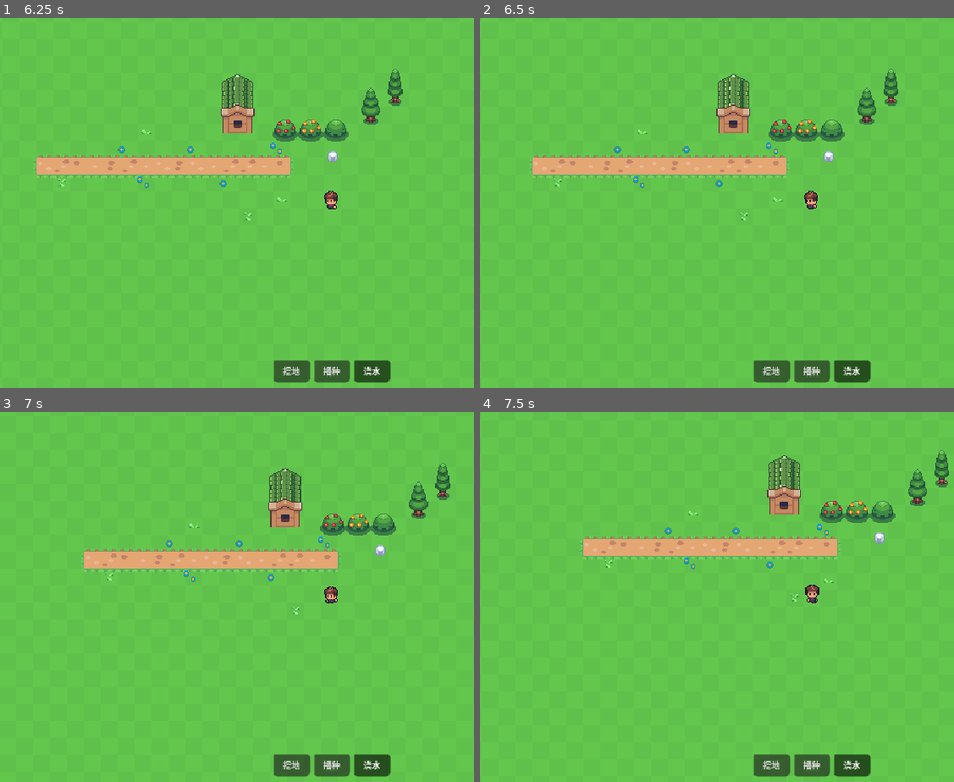
Above: before the commit, frames 1-4 (two rows, left to right).
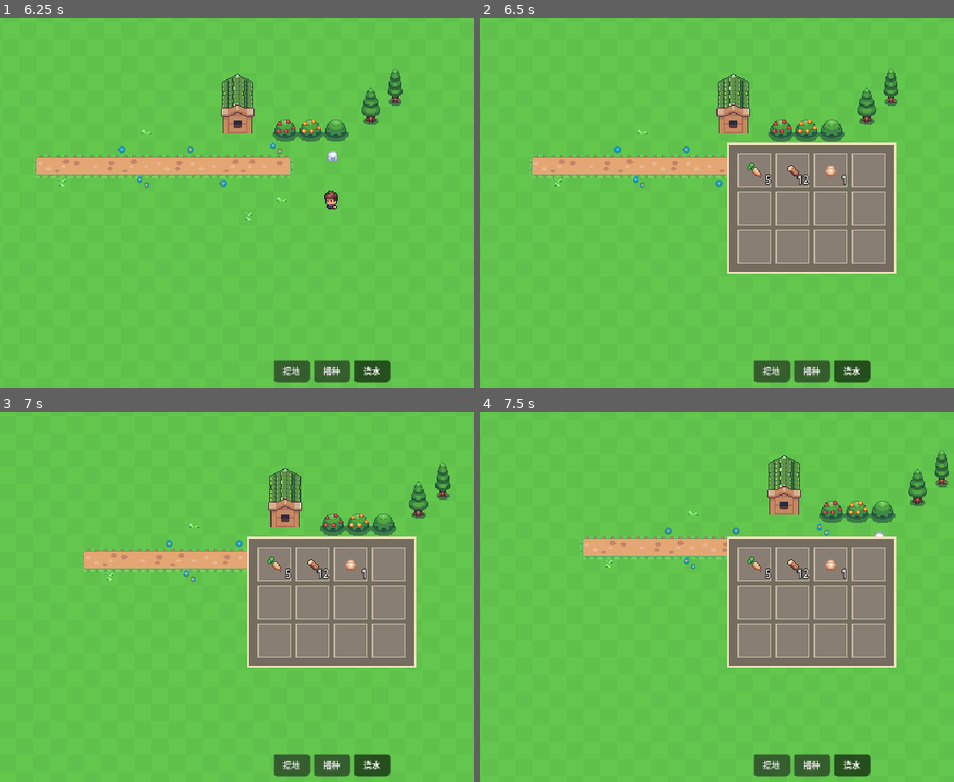
Above: after the commit, the same moments.

Repository: orange-GuandeLi/orange-farm
Game: Godot game, scene res://scenes/main.tscn
The game is run twice, just before and just after one commit, with the same random seed, the same clock (stepped at 60 frames per second) and the same inputs.
Inputs:
- Up to frame 1 (6.25 s): click "挖地" at 0.5 s; click "播种" at 1.25 s; click "浇水" at 2 s; hold D (move_right) 2.78-3.53 s; tap Space (use_tool) every 0.75 s from 2.85 to 5.85 s; hold S (move_down) 3.53-4.28 s; hold D (move_right) 4.28-5.03 s; hold W (move_up) 5.03-5.78 s; hold A (move_left) from 5.78 s (still down)
- Up to frame 2 (6.5 s): keep holding A (move_left); tap Tab (toggle_inventory, bound only after the commit) at 6.4 s
- Up to frame 3 (7 s): keep holding A (move_left); tap Space (use_tool) at 6.6 s
- Up to frame 4 (7.5 s): release A (move_left) at 7.28 s; hold S (move_down) from 7.28 s (still down); tap Space (use_tool) at 7.35 s

Frame 1 is identical in both runs. In frame 2, 13% of the frame differs, in the area x 52-88%, y 33-70%; in frame 3, 13%; in frame 4, 13%.

Commit message:
feat(ui): 背包面板（12 格，Tab 开合）+ 物品表与背包数据层
三层拆开，UI 不碰数据：
- ItemDB（class_name，静态表）：物品名字/图标/分类/堆叠上限。
  作物走 Crops.get_def()，名字不在这里重复抄一遍
- Inventory（Autoload，无 class_name）：只存「有哪些物品、各多少个」。
  12 格固定槽位 + 数量表，物品进出只改内容不改位置
- InventorySlot / inventory_panel.gd：纯显示，靠 Inventory.changed 信号刷新

为什么 Inventory 不写 class_name：会跟同名 Autoload 撞出
"Class 'Inventory' hides an autoload singleton"。实测 Godot 4.7 里
无 class_name 的 Autoload 依然是强类型的，var n := Inventory.add(3)
能正常推断出 int，所以不写也安全。

场景全部在编辑器里搭，脚本只写逻辑：
- scenes/inventory_slot.tscn：Panel(32x32) + StyleBoxFlat 底色/描边
  + Icon(TextureRect, Full Rect) + Count(Label, Full Rect)
- scenes/inventory_panel.tscn：CanvasLayer(layer=20)
  → Root(Control, Full Rect) → Center(CenterContainer)
  → Frame(PanelContainer) → Margin(MarginContainer, 8px)
  → Grid(GridContainer, 4 列) → Slot0..Slot11
- scenes/main.tscn：实例化 inventory_panel.tscn
- project.godot：注册 Inventory Autoload + toggle_inventory 输入动作(Tab)

实测：
- ItemDB 自检 0 失败：18 个物品图标全部能 load
- Inventory 自检 0 失败（30+ 断言）：堆叠上限、满包拒收、
  取出再放回回原格、存读档往返一致
- 背包面板结构自检 0 失败
- 布局探针：Root 不设 Full Rect 时 Frame 被顶到 (0,0)，面板挤在屏幕
  左上角；改 Full Rect 后 CenterContainer 正常居中
- Count Label 用 Full Rect + 水平 Right / 垂直 Bottom，数字贴在格子右下角
  且不溢出（之前 offset_left=-1 会让右边缘超出格子 11px）
- Godot 容器在 visible=false 时不排版，显示那一帧才排版

本轮暂未接入：
- 面板里塞了三行假数据（parsnip/wood/egg）用来看效果，
  等收获逻辑接上后删掉
- 收获还没写进背包：scripts/world/crops.gd 的 harvest() 目前只
  queue_free()，下一步改成往 Inventory.add() 塞作物
- 背包只有展示，没有拖拽/丢弃/使用

Diff:
--- a/project.godot
+++ b/project.godot
@@ -17,6 +17,7 @@
 [autoload]
 
 FarmData="*uid://v2mea8ac5y10"
+Inventory="*uid://bvxafh6t6rfdq"
 
 [display]
 
@@ -54,6 +55,11 @@
 "events": [Object(InputEventKey,"resource_local_to_scene":false,"resource_name":"","device":-1,"window_id":0,"alt_press …(191 unchanged characters)…
 ]
 }
+toggle_inventory={
+"deadzone": 0.2,
+"events": [Object(InputEventKey,"resource_local_to_scene":false,"resource_name":"","device":-1,"window_id":0,"alt_pressed":false,"shift_pressed":false,"ctrl_pressed":false,"meta_pressed":false,"pressed":false,"keycode":0,"physical_keycode":4194306,"key_label":0,"unicode":0,"location":0,"echo":false,"script":null)
+]
+}
 
 [physics]
 
--- /dev/null
+++ b/scenes/inventory_panel.tscn
@@ -0,0 +1,84 @@
+[gd_scene format=3 uid="uid://d0yl5keyhyhad"]
+
+[ext_resource type="Script" uid="uid://3767wf6rwo68" path="res://scripts/ui/inventory_panel.gd" id="1_u4feb"]
+[ext_resource type="PackedScene" uid="uid://bsv4dsdbdctlu" path="res://scenes/inventory_slot.tscn" id="1_v4pxl"]
+
+[sub_resource type="StyleBoxFlat" id="StyleBoxFlat_y8v0a"]
+bg_color = Color(0.45395327, 0.42957872, 0.37483972, 1)
+border_width_left = 2
+border_width_top = 2
+border_width_right = 2
+border_width_bottom = 2
+border_color = Color(0.9731482, 0.886004, 0.76111215, 1)
+
+[node name="InventoryPanel" type="CanvasLayer" unique_id=1218738655]
+layer = 20
+script = ExtResource("1_u4feb")
+
+[node name="Root" type="Control" parent="." unique_id=1674961719]
+layout_mode = 3
+anchors_preset = 15
+anchor_right = 1.0
+anchor_bottom = 1.0
+grow_horizontal = 2
+grow_vertical = 2
+
+[node name="Center" type="CenterContainer" parent="Root" unique_id=1986147400]
+layout_mode = 1
+anchors_preset = 15
+anchor_right = 1.0
+anchor_bottom = 1.0
+grow_horizontal = 2
+grow_vertical = 2
+mouse_filter = 2
+
+[node name="Frame" type="PanelContainer" parent="Root/Center" unique_id=457552405]
+layout_mode = 2
+theme_override_styles/panel = SubResource("StyleBoxFlat_y8v0a")
+
+[node name="Margin" type="MarginContainer" parent="Root/Center/Frame" unique_id=98156399]
+layout_mode = 2
+theme_override_constants/margin_left = 8
+theme_override_constants/margin_top = 8
+theme_override_constants/margin_right = 8
+theme_override_constants/margin_bottom = 8
+
+[node name="Grid" type="GridContainer" parent="Root/Center/Frame/Margin" unique_id=228259205]
+layout_mode = 2
+columns = 4
+
+[node name="Slot0" parent="Root/Center/Frame/Margin/Grid" unique_id=1029269346 instance=ExtResource("1_v4pxl")]
+layout_mode = 2
+
+[node name="Slot1" parent="Root/Center/Frame/Margin/Grid" unique_id=405576148 instance=ExtResource("1_v4pxl")]
+layout_mode = 2
+
+[node name="Slot2" parent="Root/Center/Frame/Margin/Grid" unique_id=729445636 instance=ExtResource("1_v4pxl")]
+layout_mode = 2
+
+[node name="Slot3" parent="Root/Center/Frame/Margin/Grid" unique_id=537512900 instance=ExtResource("1_v4pxl")]
+layout_mode = 2
+
+[node name="Slot4" parent="Root/Center/Frame/Margin/Grid" unique_id=1642445888 instance=ExtResource("1_v4pxl")]
+layout_mode = 2
+
+[node name="Slot5" parent="Root/Center/Frame/Margin/Grid" unique_id=143584139 instance=ExtResource("1_v4pxl")]
+layout_mode = 2
+
+[node name="Slot6" parent="Root/Center/Frame/Margin/Grid" unique_id=1037196686 instance=ExtResource("1_v4pxl")]
+layout_mode = 2
+
+[node name="Slot7" parent="Root/Center/Frame/Margin/Grid" unique_id=1612165154 instance=ExtResource("1_v4pxl")]
+layout_mode = 2
+
+[node name="Slot8" parent="Root/Center/Frame/Margin/Grid" unique_id=498695196 instance=ExtResource("1_v4pxl")]
+layout_mode = 2
+
+[node name="Slot9" parent="Root/Center/Frame/Margin/Grid" unique_id=191732800 instance=ExtResource("1_v4pxl")]
+layout_mode = 2
+
+[node name="Slot10" parent="Root/Center/Frame/Margin/Grid" unique_id=1376534116 instance=ExtResource("1_v4pxl")]
+layout_mode = 2
+
+[node name="Slot11" parent="Root/Center/Frame/Margin/Grid" unique_id=1538850828 instance=ExtResource("1_v4pxl")]
+layout_mode = 2
--- /dev/null
+++ b/scenes/inventory_slot.tscn
@@ -0,0 +1,38 @@
+[gd_scene format=3 uid="uid://bsv4dsdbdctlu"]
+
+[ext_resource type="Script" uid="uid://de730e02yvg75" path="res://scripts/ui/inventory_slot.gd" id="1_dxvxp"]
+
+[sub_resource type="StyleBoxFlat" id="StyleBoxFlat_c13kb"]
+bg_color = Color(0.53310794, 0.49356434, 0.44956258, 1)
+border_width_left = 1
+border_width_top = 1
+border_width_right = 1
+border_width_bottom = 1
+border_color = Color(0.7735731, 0.7220274, 0.64995646, 1)
+
+[node name="InventorySlot" type="Panel" unique_id=1029269346]
+custom_minimum_size = Vector2(32, 32)
+theme_override_styles/panel = SubResource("StyleBoxFlat_c13kb")
+script = ExtResource("1_dxvxp")
+
+[node name="Icon" type="TextureRect" parent="." unique_id=1201834828]
+layout_mode = 1
+anchors_preset = 15
+anchor_right = 1.0
+anchor_bottom = 1.0
+grow_horizontal = 2
+grow_vertical = 2
+expand_mode = 1
+stretch_mode = 3
+
+[node name="Count" type="Label" parent="." unique_id=1918719015]
+layout_mode = 1
+anchors_preset = 15
+anchor_right = 1.0
+anchor_bottom = 1.0
+grow_horizontal = 2
+grow_vertical = 2
+theme_override_constants/outline_size = 3
+theme_override_font_sizes/font_size = 10
+horizontal_alignment = 2
+vertical_alignment = 2
--- a/scenes/main.tscn
+++ b/scenes/main.tscn
@@ -23,6 +23,7 @@
 [ext_resource type="Texture2D" uid="uid://b22phnv71hwuj" path="res://assets/game/bush/bush_orange.png" id="20_yc10j"]
 [ext_resource type="Texture2D" uid="uid://btgkrdv5uoeqo" path="res://assets/game/bush/bush_red.png" id="21_jscy8"]
 [ext_resource type="Texture2D" uid="uid://b1hm46atkjcn" path="res://assets/game/house/house_green.png" id="22_pm3ni"]
+[ext_resource type="PackedScene" uid="uid://d0yl5keyhyhad" path="res://scenes/inventory_panel.tscn" id="24_y6deb"]
 
 [sub_resource type="TileSetAtlasSource" id="TileSetAtlasSource_tbgi4"]
 texture = ExtResource("1_sugp2")
@@ -2569,3 +2570,5 @@
 toggle_mode = true
 button_group = SubResource("ButtonGroup_jkv2x")
 text = "浇水"
+
+[node name="InventoryPanel" parent="." unique_id=1218738655 instance=ExtResource("24_y6deb")]
--- /dev/null
+++ b/scripts/data/inventory.gd
@@ -0,0 +1,159 @@
+extends Node
+
+## 背包：只存「有哪些物品、各多少个」。
+## 物品本身的定义（名字 / 图标 / 堆叠上限）在 ItemDB 里，这里不重复。
+##
+## 12 格模型：每格放一种物品，同种堆成一堆，所以
+## 「格子数」= 物品的种类数，不是物品的总个数。
+##
+## 这个脚本不写 class_name —— 它注册成 Autoload 后，
+## 全局直接用 Inventory.xxx 调用（跟 FarmData 一个路子）。
+## 实测：Godot 4.7 里无 class_name 的 Autoload 依然是强类型的，
+## var n := Inventory.add(...) 能正常推断出 int。
+
+## 背包内容变了就发这个，UI 靠它刷新
+signal changed()
+## 加了东西
+signal item_added(id: StringName, count: int)
+## 拿走东西
+signal item_removed(id: StringName, count: int)
+
+## 背包格子数
+const CAPACITY := 12
+
+## 固定槽位表：长度恒为 CAPACITY，空格子用 &"" 占位。
+## 物品进出只改内容不改位置，所以「用完再拿回来」会回到原来的格子。
+var _slots: Array[StringName] = []
+
+## 数量表：item_id -> 数量
+var _items: Dictionary[StringName, int] = {}
+
+
+func _init() -> void:
+	_slots.resize(CAPACITY)
+	_slots.fill(&"")
+
+
+## 占了几个格子
+func used_slots() -> int:
+	return _items.size()
+
+
+## 还剩几个空格子
+func free_slots() -> int:
+	return CAPACITY - _items.size()
+
+
+## 格子用满了
+func is_full() -> bool:
+	return _items.size() >= CAPACITY
+
+
+## 某个物品有多少个
+func count(id: StringName) -> int:
+	return _items.get(id, 0)
+
+
+## 是否有至少 n 个
+func has(id: StringName, n: int = 1) -> bool:
+	return count(id) >= n
+
+
+## 放东西进去。返回实际放进去的数量（放不下会比 n 少）
+func add(id: StringName, n: int = 1) -> int:
+	if n <= 0 or not ItemDB.has(id):
+		return 0
+	var limit := int(ItemDB.get_def(id).get("stack", 99))
+
+	if _items.has(id):
+		# 已经有这一堆，只能往上堆。同一种物品只占一格，堆满了剩下的就丢掉
+		var cur := int(_items[id])
+		var put: int = mini(limit - cur, n)
+		if put > 0:
+			_items[id] = cur + put
+			changed.emit()
+			item_added.emit(id, put)
+		return put
+
+	# 新物品：先找第一个空格子
+	var slot := _find_free_slot()
+	if slot < 0:
+		return 0
+	var put: int = mini(limit, n)
+	_items[id] = put
+	_slots[slot] = id
+	changed.emit()
+	item_added.emit(id, put)
+	return put
+
+
+## 拿走东西。数量不够返回 false（一个都不拿）
+func remove(id: StringName, n: int = 1) -> bool:
+	if n <= 0 or not _items.has(id):
+		return false
+	var cur := int(_items[id])
+	if cur < n:
+		return false
+	if cur == n:
+		_items.erase(id)
+		# 腾出槽位，但保留位置：下次放回来还是这一格
+		var slot := _slots.find(id)
+		if slot >= 0:
+			_slots[slot] = &""
+	else:
+		_items[id] = cur - n
+	changed.emit()
+	item_removed.emit(id, n)
+	return true
+
+
+## 清空背包
+func clear() -> void:
+	if _items.is_empty():
+		return
+	_items.clear()
+	_slots.fill(&"")
+	changed.emit()
+
+
+## 按槽位顺序给出每一格的内容，给 UI 直接渲染
+## 返回 [{ "id": StringName, "count": int }, ...]，长度恒为 CAPACITY
+func slots() -> Array:
+	var out: Array = []
+	for id in _slots:
+		out.append({"id": id, "count": count(id)})
+	return out
+
+
+## 存盘
+func to_dict() -> Dictionary:
+	return {
+		"slots": _slots.duplicate(),
+		"items": _items.duplicate(),
+	}
+
+
+## 读档
+func from_dict(data: Dictionary) -> void:
+	_items.clear()
+	_slots.fill(&"")
+	var raw_items: Dictionary = data.get("items", {})
+	var raw_slots: Array = data.get("slots", [])
+	var n_slots: int = mini(raw_slots.size(), CAPACITY)
+	for i in range(n_slots):
+		var sid := StringName(raw_slots[i])
+		if sid == &"":
+			continue
+		var n := int(raw_items.get(sid, 0))
+		if n > 0 and ItemDB.has(sid):
+			_items[sid] = n
+			_slots[i] = sid
+	changed.emit()
+
+
+## 找第一个空格子；满了返回 -1
+func _find_free_slot() -> int:
+	for i in range(CAPACITY):
+		if _slots[i] == &"":
+			return i
+	return -1
--- /dev/null
+++ b/scripts/data/item_db.gd
@@ -0,0 +1,106 @@
+class_name ItemDB
+extends RefCounted
+
+## 物品总表：只放静态定义（叫什么、图标在哪、属于哪类）。
+## 数量和「背包里有哪些」归 Inventory 管，这里不存任何运行时状态。
+
+## 物品分类
+enum Type {
+	CROP,       ## 作物收获物
+	MATERIAL,   ## 材料
+	LIVESTOCK,  ## 畜产
+	SEED,       ## 种子
+	CONTAINER,  ## 容器
+}
+
+## 作物图标取成熟期贴图（阶段 5）
+const CROP_ICON_FMT := "res://assets/game/crops/%s_05.png"
+
+## 非作物物品表。作物走 Crops.get_def()，名字不在这里重复抄一遍。
+const DEFS := {
+	&"wood": {
+		"name": "木材",
+		"icon": "res://assets/game/crops/wood.png",
+		"type": Type.MATERIAL,
+		"stack": 999,
+	},
+	&"stone": {
+		"name": "石头",
+		"icon": "res://assets/game/crops/rock.png",
+		"type": Type.MATERIAL,
+		"stack": 999,
+	},
+	&"egg": {
+		"name": "鸡蛋",
+		"icon": "res://assets/game/crops/egg.png",
+		"type": Type.LIVESTOCK,
+		"stack": 999,
+	},
+	&"milk": {
+		"name": "牛奶",
+		"icon": "res://assets/game/crops/milk.png",
+		"type": Type.LIVESTOCK,
+		"stack": 999,
+	},
+	&"fish": {
+		"name": "鱼",
+		"icon": "res://assets/game/crops/fish.png",
+		"type": Type.LIVESTOCK,
+		"stack": 999,
+	},
+	&"seed_generic": {
+		"name": "种子",
+		"icon": "res://assets/game/crops/seeds_generic.png",
+		"type": Type.SEED,
+		"stack": 999,
+	},
+	&"crate": {
+		"name": "板条箱",
+		"icon": "res://assets/game/crops/crate_top.png",
+		"type": Type.CONTAINER,
+		"stack": 99,
+	},
+}
+
+
+## 取物品定义；未知 id 返回空字典
+static func get_def(id: StringName) -> Dictionary:
+	if DEFS.has(id):
+		var d: Dictionary = DEFS[id].duplicate()
+		d["id"] = id
+		return d
+
+	# 作物不在 DEFS 里，名字和成熟天数跟 Crops 表走
+	var crop := Crops.get_def(id)
+	if crop.is_empty():
+		return {}
+	return {
+		"id": id,
+		"name": crop["name"],
+		"icon": CROP_ICON_FMT % String(id),
+		"type": Type.CROP,
+		"stack": 99,
+	}
+
+
+## 这个 id 是不是已知物品
+static func has(id: StringName) -> bool:
+	return not get_def(id).is_empty()
+
+
+## 取图标纹理；未知物品返回 null
+static func icon(id: StringName) -> Texture2D:
+	var d := get_def(id)
+	if d.is_empty():
+		return null
+	return load(d["icon"])
+
+
+## 全部物品 id（作物 + 其他）
+static func all_ids() -> Array[StringName]:
+	var ids: Array[StringName] = []
+	for c in Crops.DEFS:
+		ids.append(c["id"])
+	for k in DEFS:
+		ids.append(k)
+	return ids
--- /dev/null
+++ b/scripts/ui/inventory_panel.gd
@@ -0,0 +1,52 @@
+extends CanvasLayer
+
+## 背包面板：Tab 开合，内容全部来自 Inventory 单例。
+## 这个脚本只管显示，不存任何东西。
+
+@onready var _slots: Array[InventorySlot] = [
+	$Root/Center/Frame/Margin/Grid/Slot0,
+	$Root/Center/Frame/Margin/Grid/Slot1,
+	$Root/Center/Frame/Margin/Grid/Slot2,
+	$Root/Center/Frame/Margin/Grid/Slot3,
+	$Root/Center/Frame/Margin/Grid/Slot4,
+	$Root/Center/Frame/Margin/Grid/Slot5,
+	$Root/Center/Frame/Margin/Grid/Slot6,
+	$Root/Center/Frame/Margin/Grid/Slot7,
+	$Root/Center/Frame/Margin/Grid/Slot8,
+	$Root/Center/Frame/Margin/Grid/Slot9,
+	$Root/Center/Frame/Margin/Grid/Slot10,
+	$Root/Center/Frame/Margin/Grid/Slot11,
+]
+
+var _is_open := false
+
+
+func _ready() -> void:
+	Inventory.add(&"parsnip", 5)
+	Inventory.add(&"wood", 12)
+	Inventory.add(&"egg", 1)
+	Inventory.changed.connect(refresh)
+	visible = false
+	refresh()
+
+
+func _unhandled_input(event: InputEvent) -> void:
+	if event.is_action_pressed("toggle_inventory"):
+		toggle()
+		get_viewport().set_input_as_handled()
+
+
+## 开 / 关
+func toggle() -> void:
+	_is_open = not _is_open
+	visible = _is_open
+	if _is_open:
+		refresh()
+
+
+## 按 Inventory 里的内容重画 12 个格子
+func refresh() -> void:
+	var data := Inventory.slots()
+	for i in range(_slots.size()):
+		var d: Dictionary = data[i]
+		_slots[i].set_item(d["id"], d["count"])
--- /dev/null
+++ b/scripts/ui/inventory_slot.gd
@@ -0,0 +1,27 @@
+class_name InventorySlot
+extends Panel
+
+## 背包格子：显示一个物品的图标和数量。
+## 只管显示，不存任何东西 —— 数据全在 Inventory 单例里。
+
+@onready var _icon: TextureRect = $Icon
+@onready var _count: Label = $Count
+
+## 这一格现在显示的物品 id，空格是 &""
+var _id: StringName = &""
+
+
+## 刷新这一格。id 为空表示空格
+func set_item(id: StringName, count: int) -> void:
+	_id = id
+	if id == &"" or count <= 0:
+		_icon.texture = null
+		_count.text = ""
+		return
+	_icon.texture = ItemDB.icon(id)
+	_count.text = str(count)
+
+
+## 这一格现在放的是什么
+func get_item_id() -> StringName:
+	return _id
Not shown, added: scripts/data/inventory.gd.uid
Not shown, added: scripts/data/item_db.gd.uid
Not shown, added: scripts/ui/inventory_panel.gd.uid
Not shown, added: scripts/ui/inventory_slot.gd.uid
